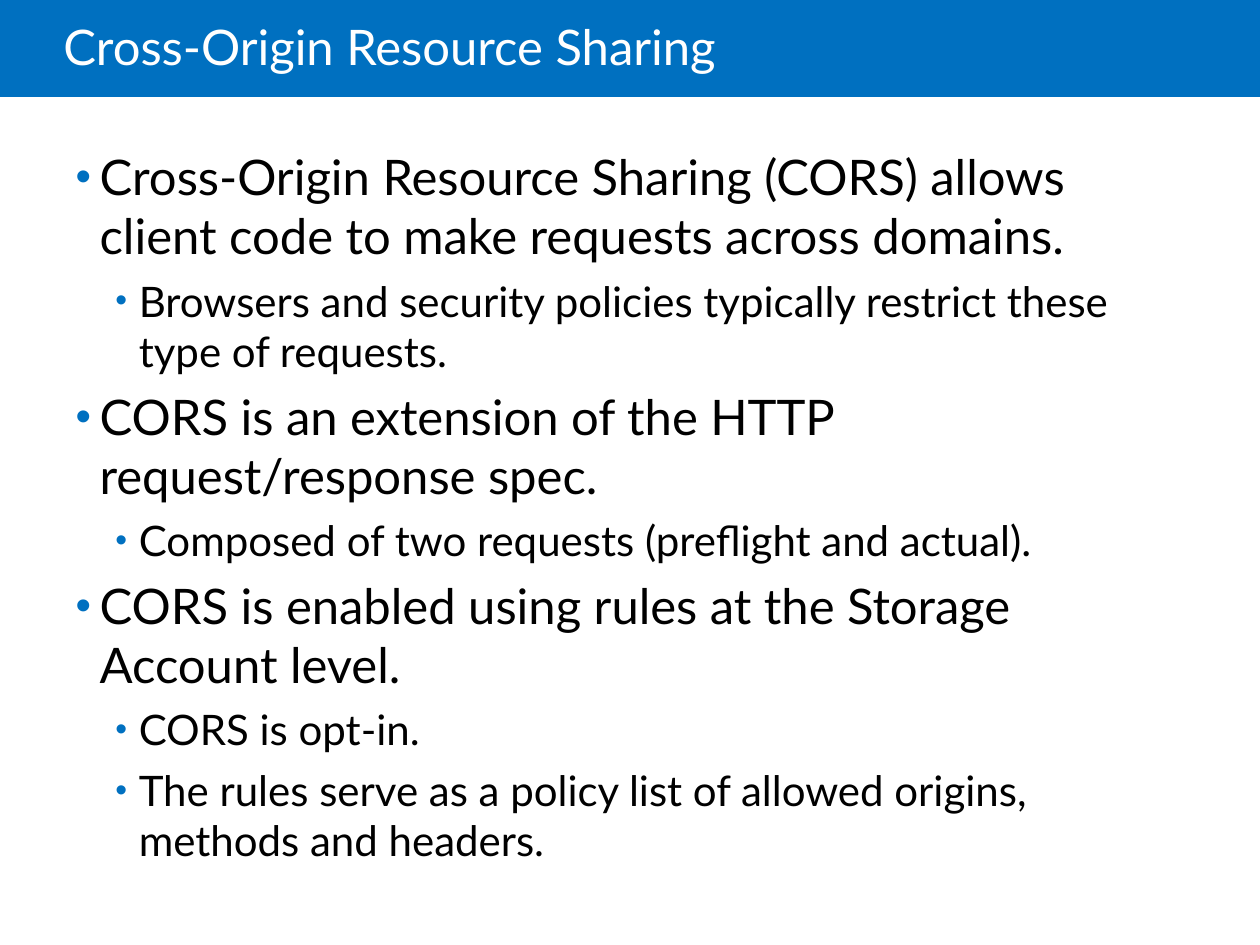
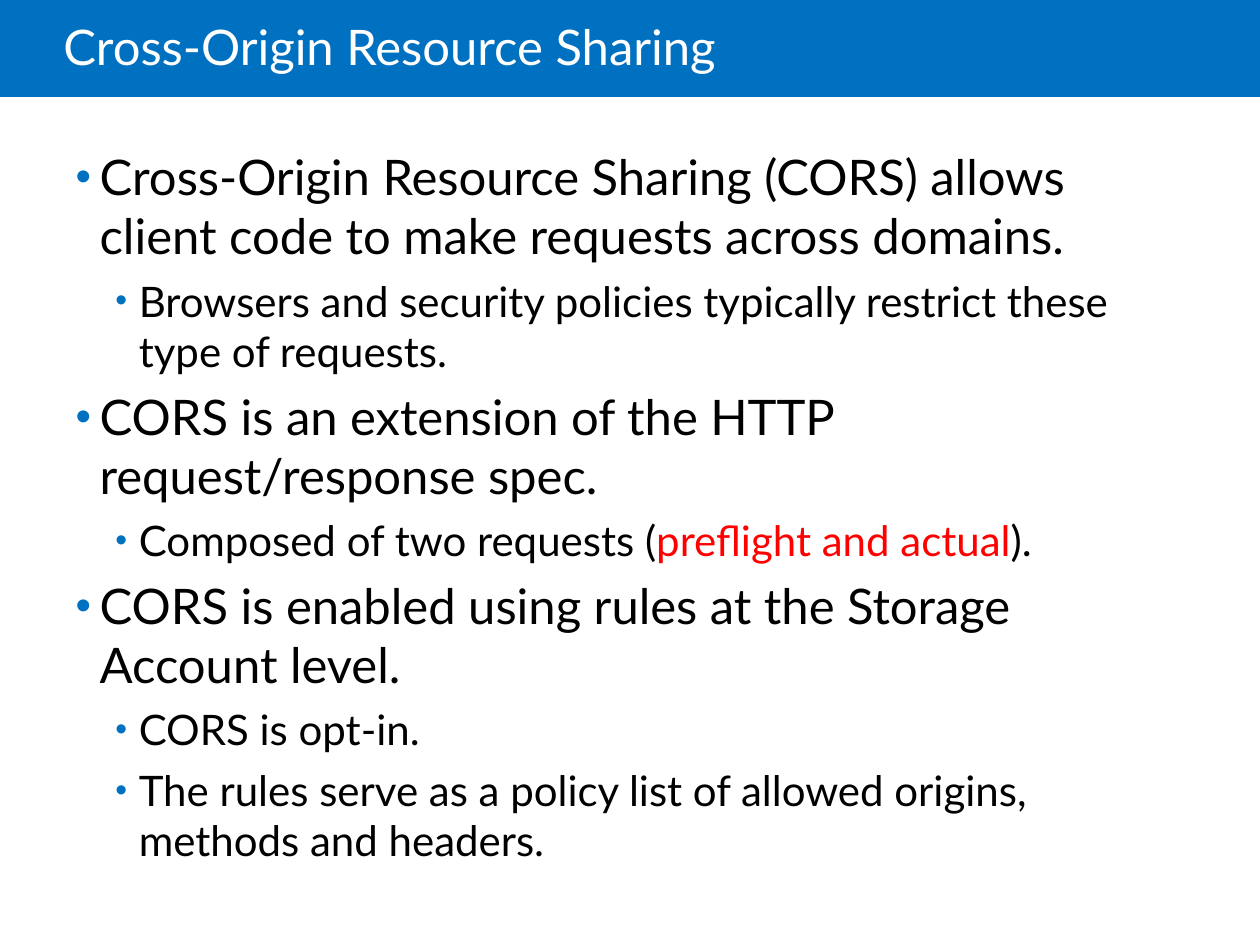
Before and after one commit to LarsKjeldsen/Kursus-az203, a slide deck: slide 19 of Powerpoints/20532C-07_Storing and Consuming Files from Azure Storage.pptx. Drawn at 1260x945 pixels with LibreOffice and Linux fonts; fonts in the diff are those of the drawing. Boxes give left, top, right and bottom in pixels: in the first picture for what was removed or moved away, otherwise in the second. Text is boxed around its words. In the diff, an @@ line names an element or a change of style, - is before the commit and + after.

```diff
--- a/Powerpoints/20532C-07_Storing and Consuming Files from Azure Storage.pptx
+++ b/Powerpoints/20532C-07_Storing and Consuming Files from Azure Storage.pptx
@@ text at box(139, 523, 1031, 564): text colour #000000 to #FF0000 in "(preflight and actual)." @@
```
Also in this commit, not shown: 2 other slides changed, 4 other files.
